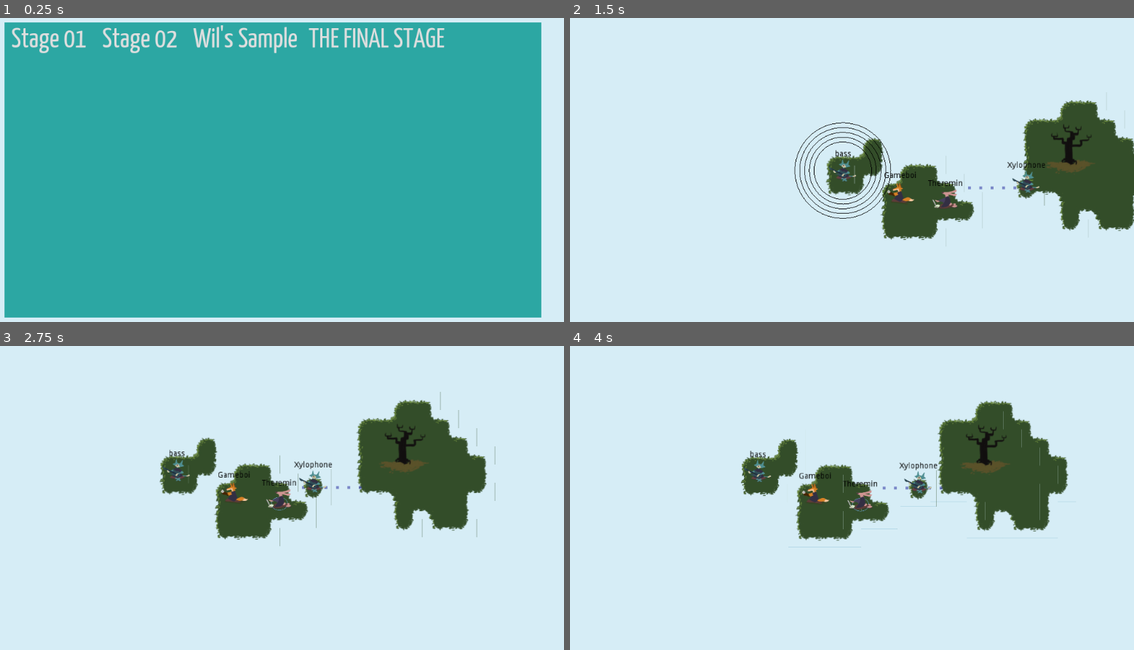
Above: before the commit, frames 1-4 (two rows, left to right).
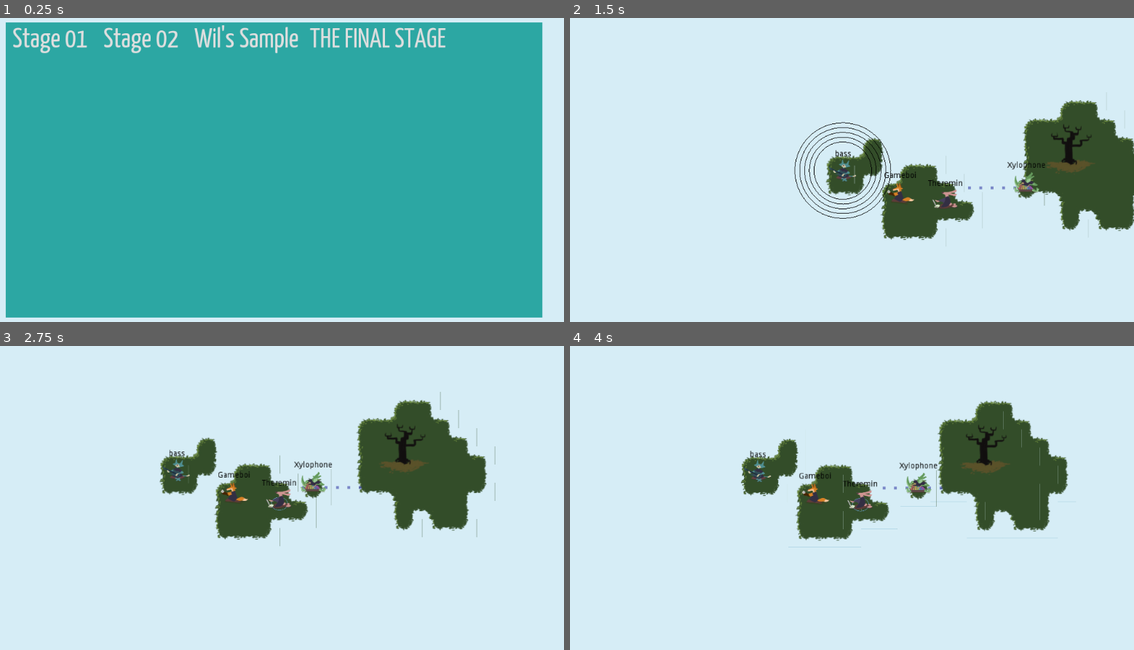
Above: after the commit, the same moments.

Repository: uspgamedev/skyjammers
Game: Godot game, scene res://menus/stage-selector/main.tscn
Same seed, same stepped clock (60 frames per second), same inputs: the game is played once before the commit and once after it. Sound files missing from this copy of the repository are replaced by a short silence.
Inputs:
- Up to frame 1 (0.25 s): no input
- Up to frame 2 (1.5 s): click "Stage 01" at 0.5 s; tap Enter (ui_accept) at 1.25 s; hold Space (action_play) from 1.28 s (still down)
- Up to frame 3 (2.75 s): tap Enter (ui_accept) at 1.52, 2.27 s; release Space (action_play) at 2.03 s; tap Space (action_play) at 2.1 s
- Up to frame 4 (4 s): hold Space (action_play) 2.78-3.53 s; tap Space (action_play) at 3.6 s; tap Enter (ui_accept) at 3.77 s

The runs differ from the first frame. In frame 1, 2.7% of the frame differs, in the area x 0-97%, y 1-99%; in frame 2, 0.2%; in frame 3, 0.2%; in frame 4, 0.2%.

Commit message:
Added Ambience and Level Select bgm

Diff:
--- a/game/Instruments/Bass/Bass.tscn
+++ b/game/Instruments/Bass/Bass.tscn
@@ -2,7 +2,7 @@
 
 [ext_resource path="res://Instruments/Instrument.tscn" type="PackedScene" id=1]
 
-[node name="Bass" index="0" instance=ExtResource( 1 )]
+[node name="Bass" instance=ExtResource( 1 )]
 
 [node name="Label" type="Label" parent="." index="4"]
 
@@ -25,3 +25,15 @@
 lines_skipped = 0
 max_lines_visible = -1
 _sections_unfolded = [ "Visibility" ]
+
+[node name="Riff0" parent="." index="6"]
+
+volume_db = -8.0
+
+[node name="Riff1" parent="." index="7"]
+
+volume_db = -8.0
+
+[node name="SFX" parent="." index="8"]
+
+position = Vector2( -0.323532, -0.32354 )
--- a/game/Instruments/Xylophone/Xylophone.tscn
+++ b/game/Instruments/Xylophone/Xylophone.tscn
@@ -1,11 +1,16 @@
-[gd_scene load_steps=5 format=2]
+[gd_scene load_steps=6 format=2]
 
 [ext_resource path="res://Instruments/Instrument.tscn" type="PackedScene" id=1]
-[ext_resource path="res://assets/sound/xylophone_riff.wav" type="AudioStream" id=2]
-[ext_resource path="res://assets/sound/xylophone_riff2.wav" type="AudioStream" id=3]
-[ext_resource path="res://assets/sound/xylophone_sfx.wav" type="AudioStream" id=4]
+[ext_resource path="res://assets/img/croc-xylo.png" type="Texture" id=2]
+[ext_resource path="res://assets/sound/xylophone_riff.wav" type="AudioStream" id=3]
+[ext_resource path="res://assets/sound/xylophone_riff2.wav" type="AudioStream" id=4]
+[ext_resource path="res://assets/sound/xylophone_sfx.wav" type="AudioStream" id=5]
 
 [node name="Xylophone" instance=ExtResource( 1 )]
+
+[node name="Sprite" parent="." index="1"]
+
+texture = ExtResource( 2 )
 
 [node name="Label" type="Label" parent="." index="4"]
 
--- a/game/audio/AudioManager.gd
+++ b/game/audio/AudioManager.gd
@@ -3,6 +3,11 @@
 #Example Riff so that every riffs plays in sync
 var currentRiffSet = 0
 var SyncRiffs = []
+
+onready var BGMs = [
+get_node("Ambience"),
+get_node("LevelSelect")
+]
 
 #Remember: 0 Db != zero volume :-)
 var menos_muito = -100
@@ -12,6 +17,19 @@
 	SyncRiffs.append(get_node("SyncRiff1"))
 	SyncRiffs[0].set_volume_db(menos_muito)
 	SyncRiffs[1].set_volume_db(menos_muito)
+
+func playBGM(bgm):
+	for b in BGMs:
+		if b.get_name() == bgm:
+			get_node(bgm).play()
+		else:
+			get_node(bgm).stop()
+
+func stopBGM(bgm):
+	for b in BGMs:
+		if b.get_name() == bgm:
+			get_node(bgm).stop()
+			return
 
 func resetRiff():
 	SyncRiffs[currentRiffSet].play()
--- a/game/audio/AudioManager.tscn
+++ b/game/audio/AudioManager.tscn
@@ -1,10 +1,12 @@
-[gd_scene load_steps=4 format=2]
+[gd_scene load_steps=6 format=2]
 
 [ext_resource path="res://audio/AudioManager.gd" type="Script" id=1]
 [ext_resource path="res://assets/sound/transmission_sfx.wav" type="AudioStream" id=2]
 [ext_resource path="res://assets/sound/bass_riff.wav" type="AudioStream" id=3]
+[ext_resource path="res://assets/sound/ambience.ogg" type="AudioStream" id=4]
+[ext_resource path="res://assets/sound/level_select.ogg" type="AudioStream" id=5]
 
-[node name="AudioManager" type="Node2D" index="0"]
+[node name="AudioManager" type="Node2D"]
 
 script = ExtResource( 1 )
 
@@ -37,3 +39,23 @@
 attenuation = 1.0
 bus = "Master"
 area_mask = 1
+
+[node name="Ambience" type="AudioStreamPlayer2D" parent="." index="3"]
+
+stream = ExtResource( 4 )
+volume_db = 0.0
+autoplay = false
+max_distance = 2000.0
+attenuation = 1.0
+bus = "Master"
+area_mask = 1
+
+[node name="LevelSelect" type="AudioStreamPlayer2D" parent="." index="4"]
+
+stream = ExtResource( 5 )
+volume_db = 0.0
+autoplay = false
+max_distance = 2000.0
+attenuation = 1.0
+bus = "Master"
+area_mask = 1
--- /dev/null
+++ b/game/menus/stage-selector/StageSelector.gd
@@ -0,0 +1,11 @@
+extends Control
+
+onready var audioManager = get_node("AudioManager")
+
+func _ready():
+	audioManager.playBGM("LevelSelect")
+
+#func _process(delta):
+#	# Called every frame. Delta is time since last frame.
+#	# Update game logic here.
+#	pass
--- a/game/menus/stage-selector/main.tscn
+++ b/game/menus/stage-selector/main.tscn
@@ -1,13 +1,15 @@
-[gd_scene load_steps=7 format=2]
+[gd_scene load_steps=9 format=2]
 
-[ext_resource path="res://menus/theme.tres" type="Theme" id=1]
-[ext_resource path="res://menus/stage-selector/button.tscn" type="PackedScene" id=2]
-[ext_resource path="res://stages/stage01.tscn" type="PackedScene" id=3]
-[ext_resource path="res://stages/second_stage_take1.tscn" type="PackedScene" id=4]
-[ext_resource path="res://stages/sample/sample.tscn" type="PackedScene" id=5]
-[ext_resource path="res://test/TheFinalStage.tscn" type="PackedScene" id=6]
+[ext_resource path="res://menus/stage-selector/StageSelector.gd" type="Script" id=1]
+[ext_resource path="res://menus/theme.tres" type="Theme" id=2]
+[ext_resource path="res://menus/stage-selector/button.tscn" type="PackedScene" id=3]
+[ext_resource path="res://stages/stage01.tscn" type="PackedScene" id=4]
+[ext_resource path="res://stages/second_stage_take1.tscn" type="PackedScene" id=5]
+[ext_resource path="res://stages/sample/sample.tscn" type="PackedScene" id=6]
+[ext_resource path="res://test/TheFinalStage.tscn" type="PackedScene" id=7]
+[ext_resource path="res://audio/AudioManager.tscn" type="PackedScene" id=8]
 
-[node name="StageSelector" type="Control"]
+[node name="StageSelector" type="Control" index="0"]
 
 anchor_left = 0.0
 anchor_top = 0.0
@@ -18,6 +20,7 @@
 mouse_default_cursor_shape = 0
 size_flags_horizontal = 1
 size_flags_vertical = 1
+script = ExtResource( 1 )
 _sections_unfolded = [ "Anchor", "Margin" ]
 
 [node name="Panel" type="Panel" parent="." index="0"]
@@ -26,16 +29,16 @@
 anchor_top = 0.0
 anchor_right = 1.0
 anchor_bottom = 1.0
-margin_left = 40.0
+margin_left = 42.0
 margin_top = 40.0
-margin_right = -40.0
+margin_right = -38.0
 margin_bottom = -40.0
 rect_pivot_offset = Vector2( 0, 0 )
 mouse_filter = 0
 mouse_default_cursor_shape = 0
 size_flags_horizontal = 1
 size_flags_vertical = 1
-theme = ExtResource( 1 )
+theme = ExtResource( 2 )
 _sections_unfolded = [ "Anchor", "Margin", "Theme" ]
 
 [node name="VBoxContainer" type="VBoxContainer" parent="Panel" index="0"]
@@ -69,27 +72,32 @@
 alignment = 0
 _sections_unfolded = [ "Anchor", "Margin" ]
 
-[node name="Button" parent="Panel/VBoxContainer/GridContainer" index="0" instance=ExtResource( 2 )]
+[node name="Button" parent="Panel/VBoxContainer/GridContainer" index="0" instance=ExtResource( 3 )]
 
-stage_scene = ExtResource( 3 )
+stage_scene = ExtResource( 4 )
 
-[node name="Button2" parent="Panel/VBoxContainer/GridContainer" index="1" instance=ExtResource( 2 )]
+[node name="Button2" parent="Panel/VBoxContainer/GridContainer" index="1" instance=ExtResource( 3 )]
 
 margin_left = 160.0
 margin_right = 316.0
 text = " Stage 02 "
-stage_scene = ExtResource( 4 )
+stage_scene = ExtResource( 5 )
 
-[node name="Button3" parent="Panel/VBoxContainer/GridContainer" index="2" instance=ExtResource( 2 )]
+[node name="Button3" parent="Panel/VBoxContainer/GridContainer" index="2" instance=ExtResource( 3 )]
 
 margin_left = 320.0
 margin_right = 527.0
 text = " Wil's Sample "
-stage_scene = ExtResource( 5 )
+stage_scene = ExtResource( 6 )
 
-[node name="Button4" parent="Panel/VBoxContainer/GridContainer" index="3" instance=ExtResource( 2 )]
+[node name="Button4" parent="Panel/VBoxContainer/GridContainer" index="3" instance=ExtResource( 3 )]
 
 margin_left = 531.0
 margin_right = 778.0
 text = "THE FINAL STAGE"
-stage_scene = ExtResource( 6 )
+stage_scene = ExtResource( 7 )
+
+[node name="AudioManager" parent="." index="1" instance=ExtResource( 8 )]
+
+position = Vector2( 511.983, 298.287 )
+scale = Vector2( 16.0103, 9.37937 )
--- a/game/stages/base.gd
+++ b/game/stages/base.gd
@@ -21,6 +21,8 @@
 		sentinel.connect("caught", self, "_failed")
 		sentinel.stage = self
 	audioManager.resetRiff()
+
+	audioManager.playBGM("Ambience")
 
 func changeActive(body):
 	if activeInstrument.is_in_group("bards"):
Not shown: 1 places in game/Instruments/Xylophone/Xylophone.tscn that only renumber resources
Binary file added: game/assets/img/croc-xylo.png
Not shown, added: game/assets/img/croc-xylo.png.import
Not shown, added: game/assets/sound/level_select.ogg.import
Not shown, added: game/assets/sound/level_select.ogg
